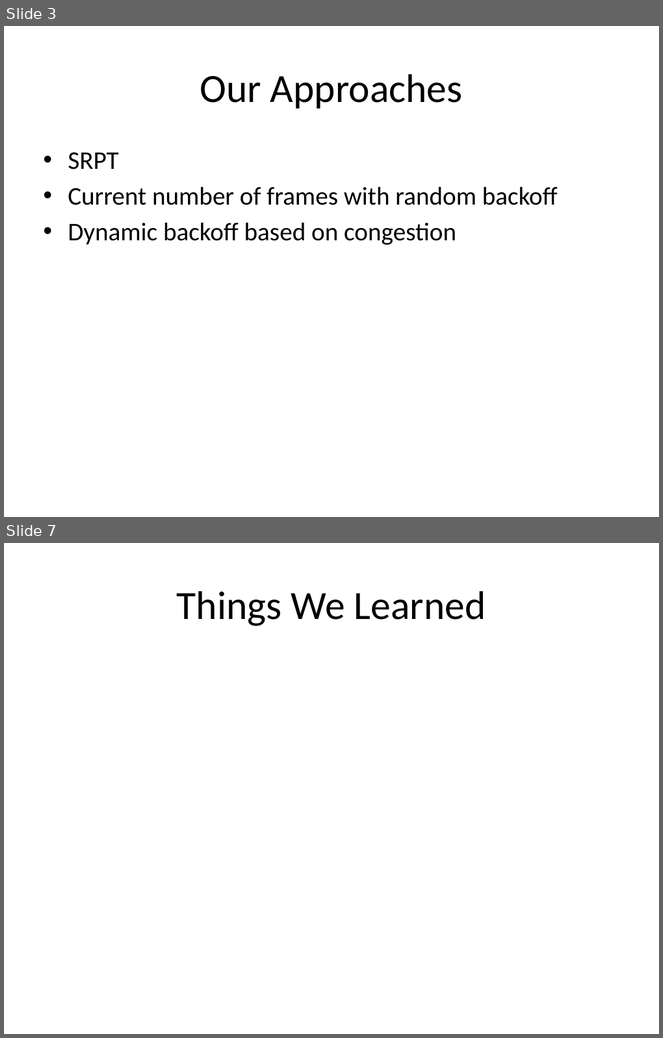
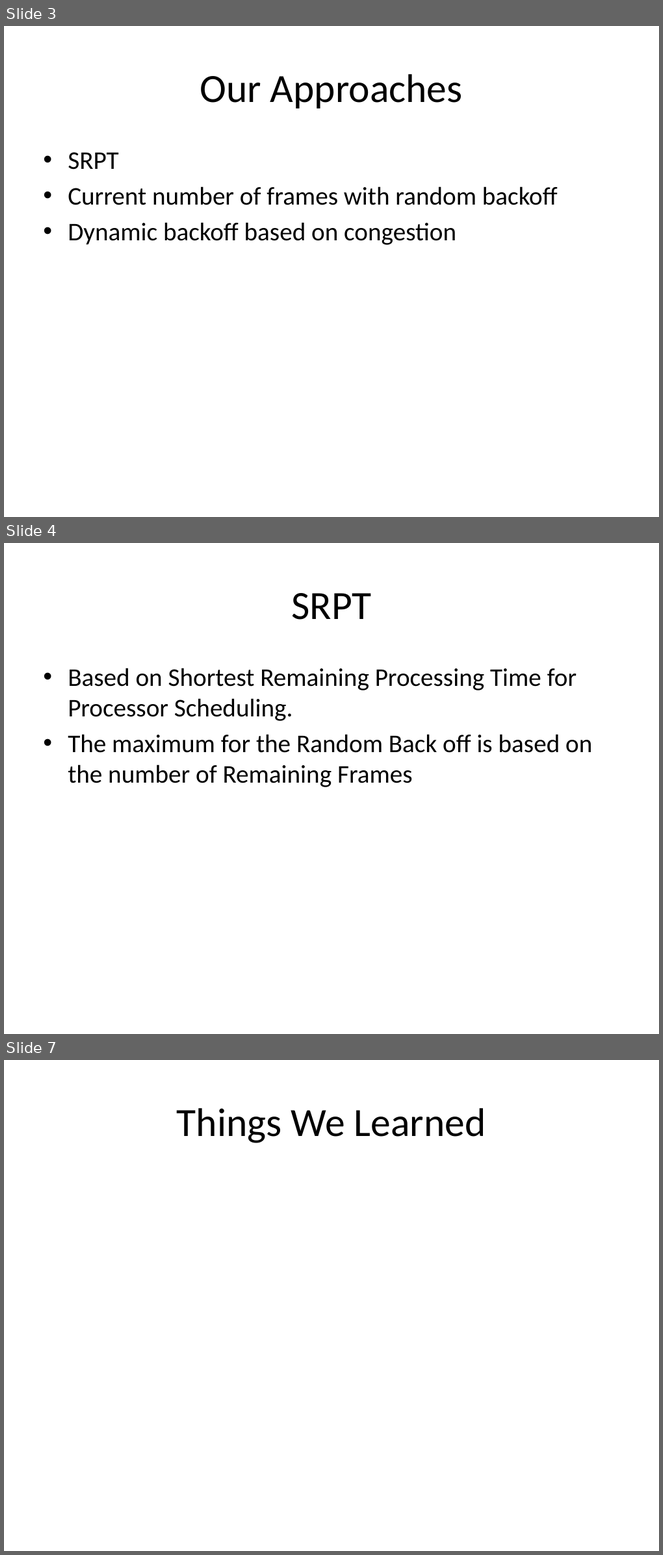
Before and after one commit to Marfle-Bark/myHUMPS, a slide deck: Presentation.pptx. Shown one above the other, each under a label of ours: slides 3 and 7 before the commit, slides 3, 4 and 7 after it; the slides between them are not shown. The pictures are 663x1038 and 663x1555 pixels, drawn with LibreOffice and Linux fonts; fonts in the diff are those of the drawing. Boxes give left, top, right and bottom in pixels: in the first picture for what was removed or moved away, otherwise in the second. Text is boxed around its words. In the diff, an @@ line names an element or a change of style, - is before the commit and + after.

```diff
--- a/Presentation.pptx
+++ b/Presentation.pptx
@@ slide 4 added at box(4, 543, 659, 1034), background #FFFFFF @@
@@ title added at box(291, 593, 371, 620), 44 pt, text #000000 @@
+SRPT
@@ text added at box(68, 668, 592, 787), 28 pt, text #000000 @@
+• Based on Shortest Remaining Processing Time for Processor Scheduling.
+• The maximum for the Random Back off is based on the number of Remaining Frames
```
Also in this commit, not shown: 2 other slides added, 3 slides removed.
